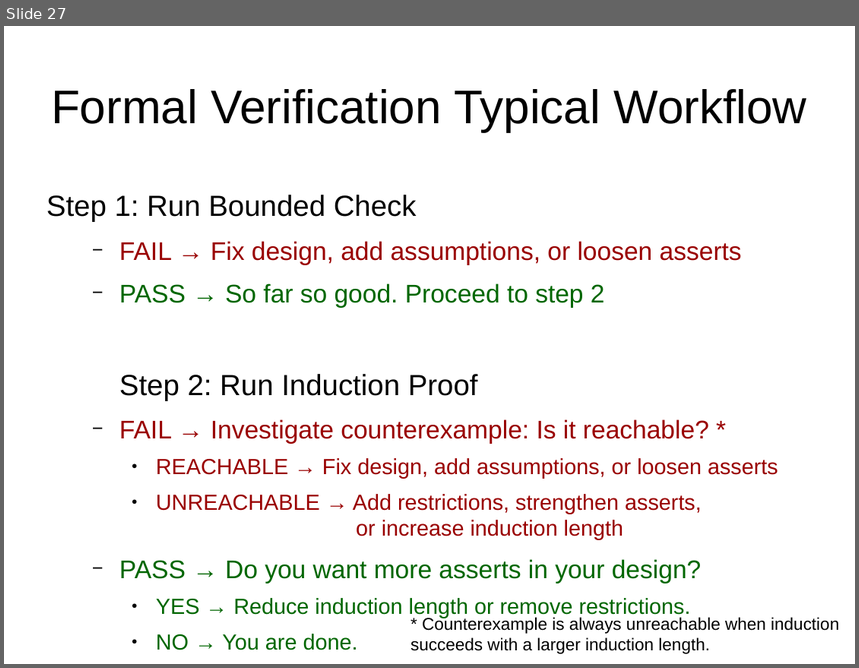
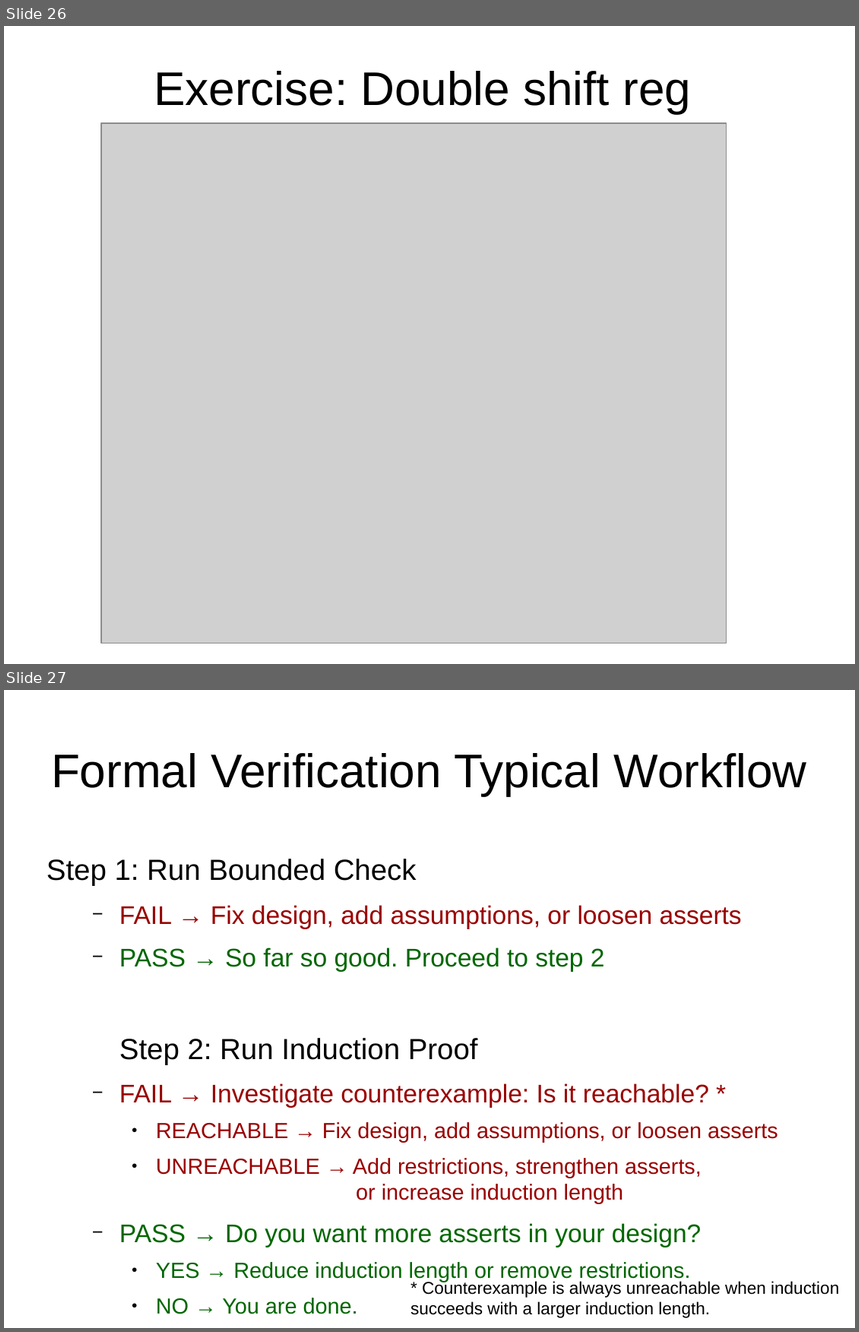
Before and after one commit to daveshah1/formal-fpl, a slide deck: wosh-presentation.odp. Shown one above the other, each under a label of ours: slide 27 before the commit, slides 26 and 27 after it. The pictures are 859x668 and 859x1332 pixels, drawn with LibreOffice and Linux fonts; fonts in the diff are those of the drawing; grey boxes stand for pictures. Boxes give left, top, right and bottom in pixels: in the first picture for what was removed or moved away, otherwise in the second. Text is boxed around its words. In the diff, an @@ line names an element or a change of style, - is before the commit and + after.

Commit message:
double shift reg

```diff
--- a/wosh-presentation.odp
+++ b/wosh-presentation.odp
@@ slide 26 added at [4,26,855,664], background #FFFFFF @@
@@ title added at [154,71,691,113], 44 pt, text #000000 @@
+Exercise: Double shift reg
@@ picture added at [101,123,727,644] @@
```
Also in this commit, not shown: 3 slides changed, 2 other slides added, 3 slides removed.
